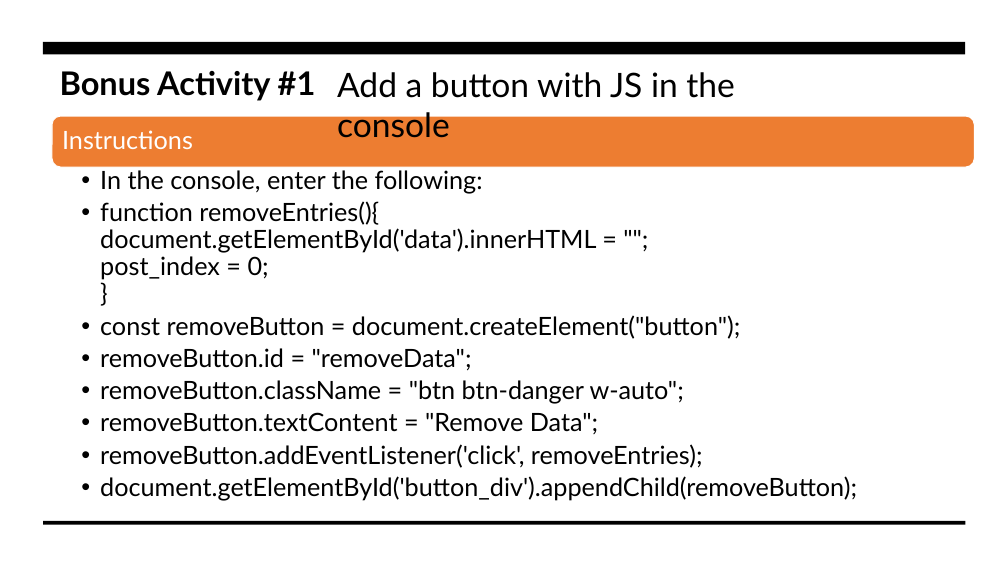
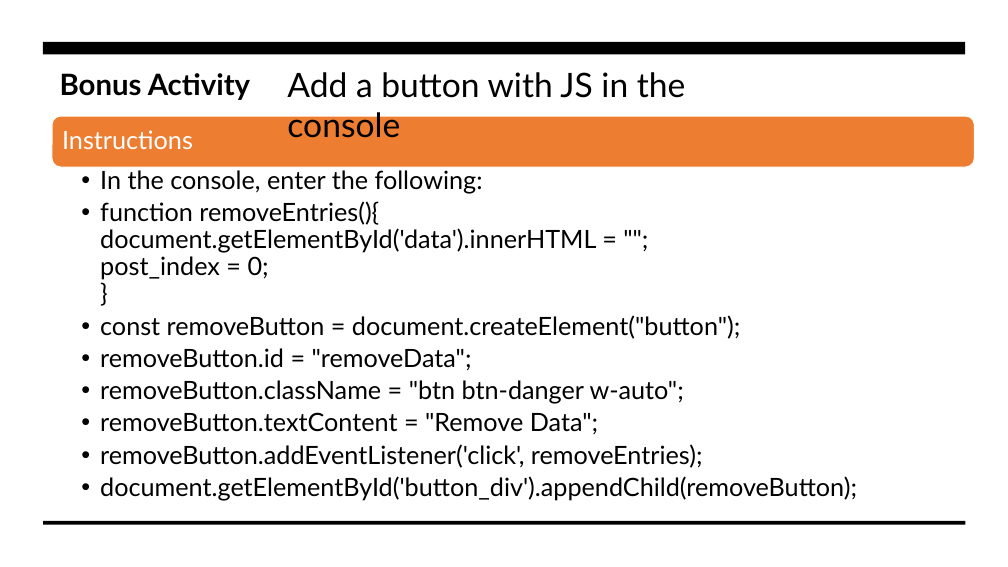
Before and after one commit to JakobieBrown/ChromeDevToolsWorkshop, a slide deck: slide 22 of ChromeDevToolsPresentation.pptx. Drawn at 1008x567 pixels with LibreOffice and Linux fonts; fonts in the diff are those of the drawing. Boxes give left, top, right and bottom in pixels: in the first picture for what was removed or moved away, otherwise in the second. Text is boxed around its words. In the diff, an @@ line names an element or a change of style, - is before the commit and + after.

```diff
--- a/ChromeDevToolsPresentation.pptx
+++ b/ChromeDevToolsPresentation.pptx
@@ text at box(60, 73, 250, 100): text changed; size 31 to 28 pt @@
-Bonus Activity #1
+Bonus Activity
@@ text "Add a button with JS ...": place and size @@
-text "Add a button with JS ..." at box(337, 72, 735, 138)
+text "Add a button with JS ..." at box(287, 72, 686, 138)
```
Also in this commit, not shown: 6 other slides changed.
